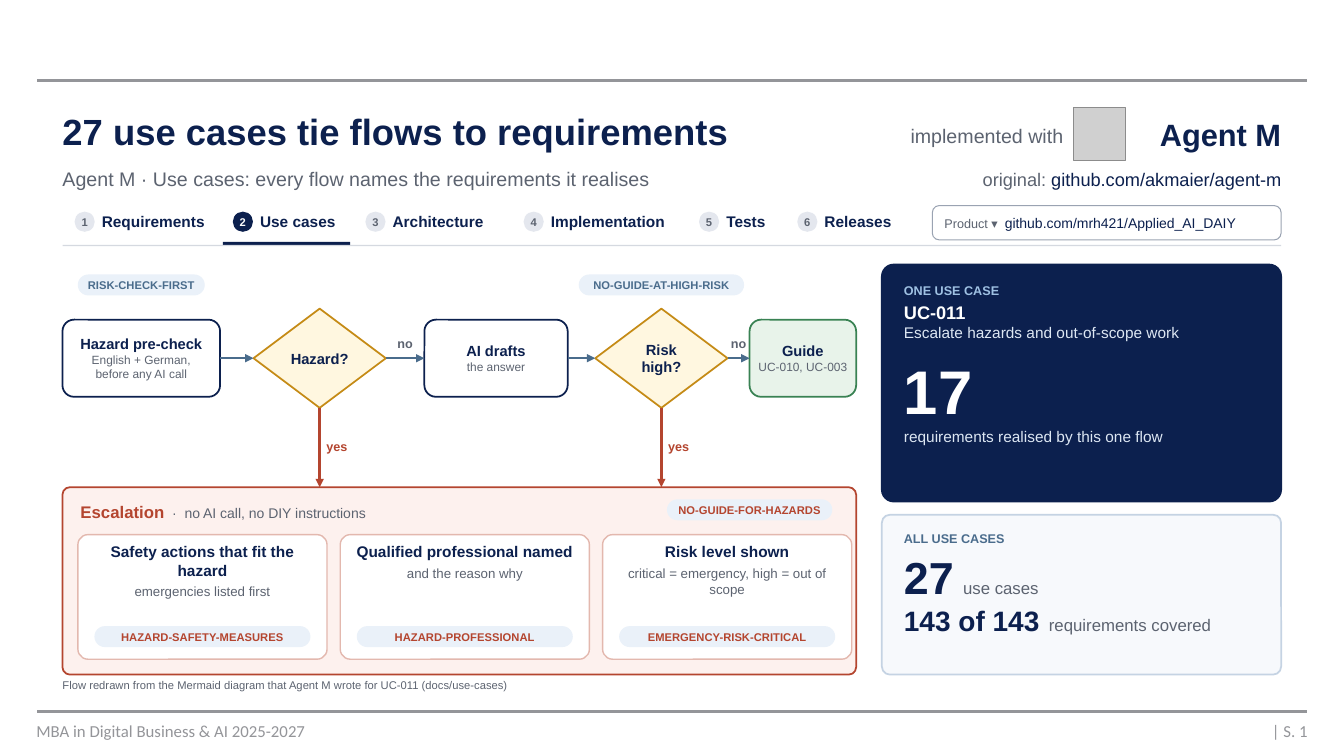
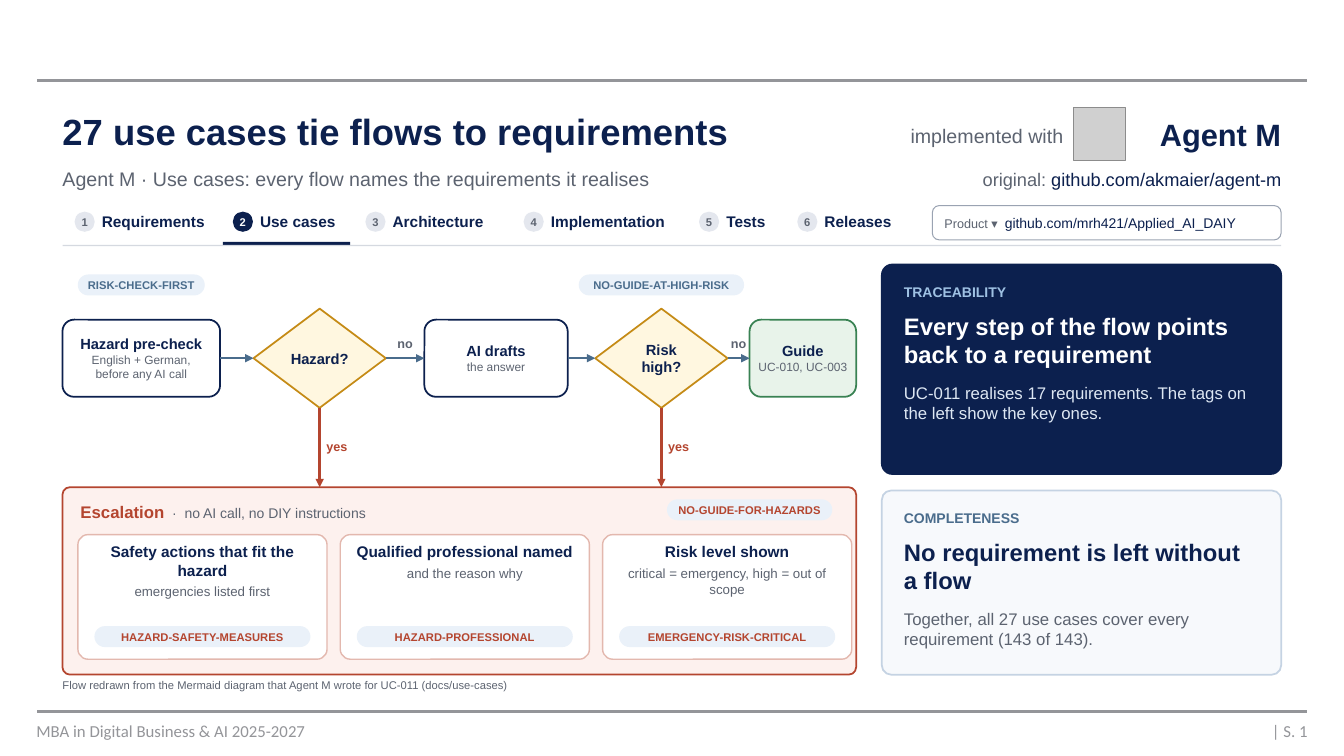
Before and after one commit to mrh421/Applied_AI_DAIY, a slide deck: slide 1 of presentation/DAIY_slide-25_use-case.pptx. Drawn at 1344x756 pixels with LibreOffice and Linux fonts; fonts in the diff are those of the drawing; grey boxes stand for pictures; background and template pictures are left out. Boxes give left, top, right and bottom in pixels: in the first picture for what was removed or moved away, otherwise in the second. Text is boxed around its words. In the diff, an @@ line names an element or a change of style, - is before the commit and + after.

```diff
--- a/presentation/DAIY_slide-25_use-case.pptx
+++ b/presentation/DAIY_slide-25_use-case.pptx
@@ rounded rectangle: place and size @@
-rounded rectangle at (882,264,1281,501)
+rounded rectangle at (882,264,1281,474)
@@ text at (904,287,1247,423): text changed; size 11 to 12 pt @@
-ONE USE CASE
-UC-011
-Escalate hazards and out-of-scope work
-17
-requirements realised by this one flow
+TRACEABILITY
+Every step of the flow points back to a requirement
+UC-011 realises 17 requirements. The tags on the left show the key ones.
@@ rounded rectangle: place and size @@
-rounded rectangle at (882,515,1281,676)
+rounded rectangle at (882,491,1281,676)
@@ text at (904,513,1240,649): text changed @@
-ALL USE CASES
-27 use cases
-143 of 143 requirements covered
+COMPLETENESS
+No requirement is left without a flow
+Together, all 27 use cases cover every requirement (143 of 143).
```
Also in this commit, not shown: 1 other file.
